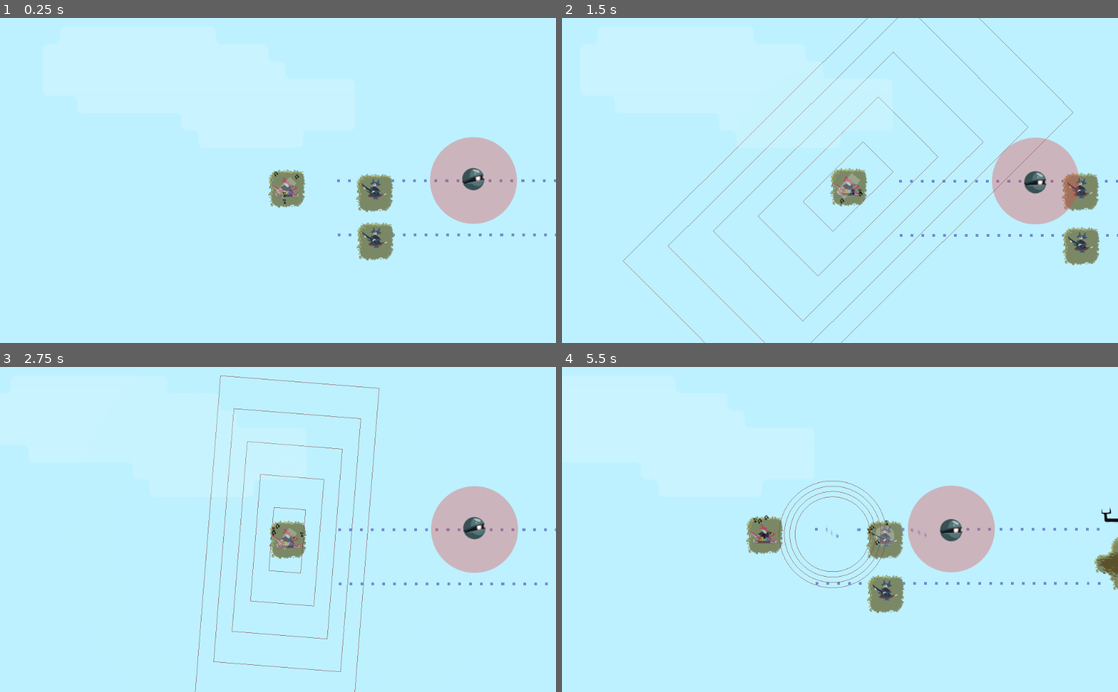
Above: before the commit, frames 1-4 (two rows, left to right).
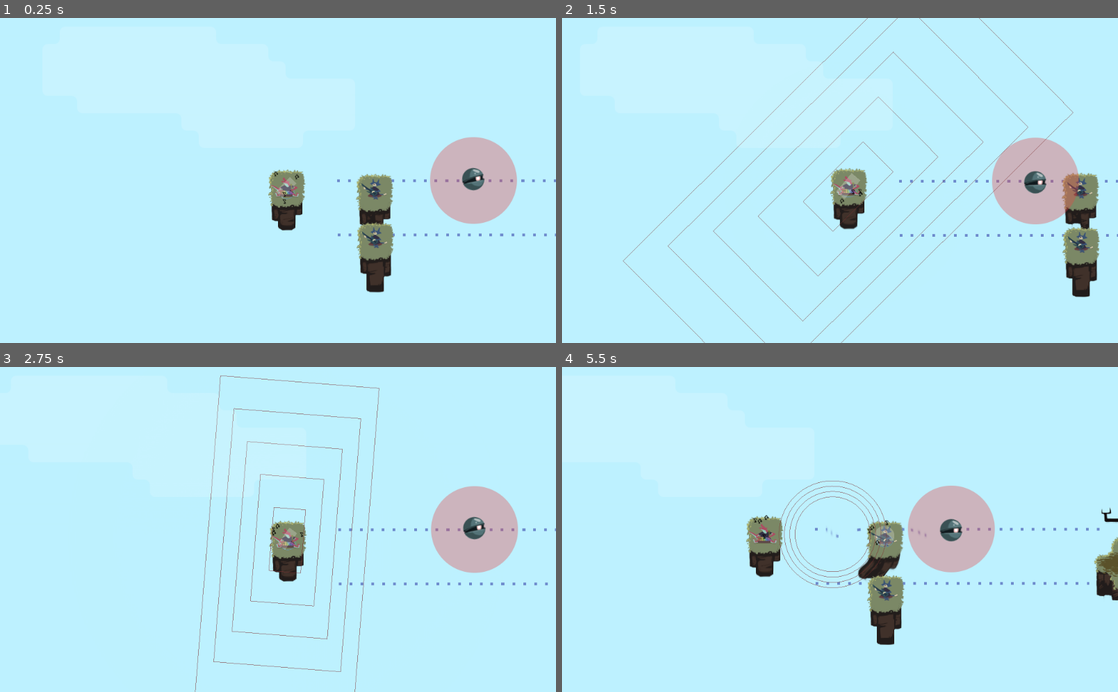
Above: after the commit, the same moments.

Repository: uspgamedev/skyjammers
Game: Godot game, scene res://stages/stage03.tscn
Two runs of this game, one before a commit and one after it. Both use one fixed random seed, a clock stepped at 60 frames per second and the inputs below. This scene is started directly instead of the project's main scene. Sound files missing from this copy of the repository are replaced by a short silence.
Inputs:
- Up to frame 1 (0.25 s): no input
- Up to frame 2 (1.5 s): hold Space (action_play) 0.53-1.28 s; tap Space (action_play) at 1.35 s
- Up to frame 3 (2.75 s): hold Space (action_play) from 2.03 s (still down)
- Up to frame 4 (5.5 s): release Space (action_play) at 2.78 s; tap Space (action_play) at 2.85, 4.35 s; hold Space (action_play) 3.53-4.28 s; hold Space (action_play) from 5.03 s (still down)

The runs differ from the first frame. In frame 1, 1.1% of the frame differs, in the area x 48-71%, y 56-85%; in frame 2, 1.1%; in frame 3, 0.3%; in frame 4, 1.5%, in the area x 33-100%, y 55-86%.

Commit message:
stage 3 islands

Diff:
--- a/game/stages/stage03.tscn
+++ b/game/stages/stage03.tscn
@@ -27,13 +27,18 @@
 }
 _sections_unfolded = [ "Resource" ]
 
-[node name="Stage" instance=ExtResource( 1 )]
+[node name="Stage" index="0" instance=ExtResource( 1 )]
 
 initial_bard_path = NodePath("Instruments/Island/Xylophone")
 
 [node name="Island" parent="Instruments" index="0" instance=ExtResource( 2 )]
 
+editor/display_folded = true
 _sections_unfolded = [ "Cell", "Transform" ]
+
+[node name="Under" parent="Instruments/Island" index="0"]
+
+tile_data = PoolIntArray( 131071, 64, 0, 65536, 65, 0, 65537, 67, 0, 196607, 68, 0, 131072, 69, 0, 131073, 71, 0 )
 
 [node name="Under2" parent="Instruments/Island" index="1"]
 
@@ -47,18 +52,22 @@
 
 [node name="Path2D" parent="Instruments" index="1" instance=ExtResource( 5 )]
 
-editor/display_folded = true
 curve = SubResource( 1 )
 _sections_unfolded = [ "Transform" ]
 speed = 0.4
 
 [node name="PathFollow2D" parent="Instruments/Path2D" index="0"]
 
+editor/display_folded = true
 position = Vector2( 108.823, 0.4519 )
 
 [node name="Island" parent="Instruments/Path2D/PathFollow2D" index="0" instance=ExtResource( 2 )]
 
 _sections_unfolded = [ "Cell", "Transform" ]
+
+[node name="Under" parent="Instruments/Path2D/PathFollow2D/Island" index="0"]
+
+tile_data = PoolIntArray( 131071, 64, 0, 65536, 66, 0, 65537, 67, 0, 196607, 68, 0, 131072, 70, 0, 131073, 71, 0 )
 
 [node name="Under2" parent="Instruments/Path2D/PathFollow2D/Island" index="1"]
 
@@ -86,6 +95,10 @@
 tile_data = PoolIntArray( -1, 0, 0, -65536, 1, 0, -65535, 3, 0, 65535, 4, 0, 0, 6, 0, 1, 7, 0, 131071, 12, 0, 65536, 13, 0, 65537, 15, 0 )
 _sections_unfolded = [ "Cell", "Transform" ]
 
+[node name="Under" parent="Instruments/Path2D2/PathFollow2D/Island" index="0"]
+
+tile_data = PoolIntArray( 131071, 64, 0, 65536, 77, 0, 65537, 67, 0, 196607, 68, 0, 131072, 89, 0, 131073, 91, 0, 196608, 93, 0 )
+
 [node name="Bass" parent="Instruments/Path2D2/PathFollow2D/Island" index="2" instance=ExtResource( 6 )]
 
 position = Vector2( 15, 10 )
@@ -97,6 +110,10 @@
 _sections_unfolded = [ "Transform" ]
 
 [node name="IslandGoal" parent="Instruments" index="4" instance=ExtResource( 2 )]
+
+[node name="Under" parent="Instruments/IslandGoal" index="0"]
+
+tile_data = PoolIntArray( 131091, 96, 0, 131092, 78, 0, 131095, 78, 0, 131096, 87, 0, 196627, 88, 0, 196628, 90, 0, 196629, 77, 0, 196630, 98, 0, 196631, 82, 0, 196632, 91, 0, 262163, 92, 0, 262164, 94, 0, 262165, 89, 0, 262166, 102, 0, 262167, 70, 0, 327701, 105, 0, 327702, 106, 0 )
 
 [node name="Under2" parent="Instruments/IslandGoal" index="1"]
 
